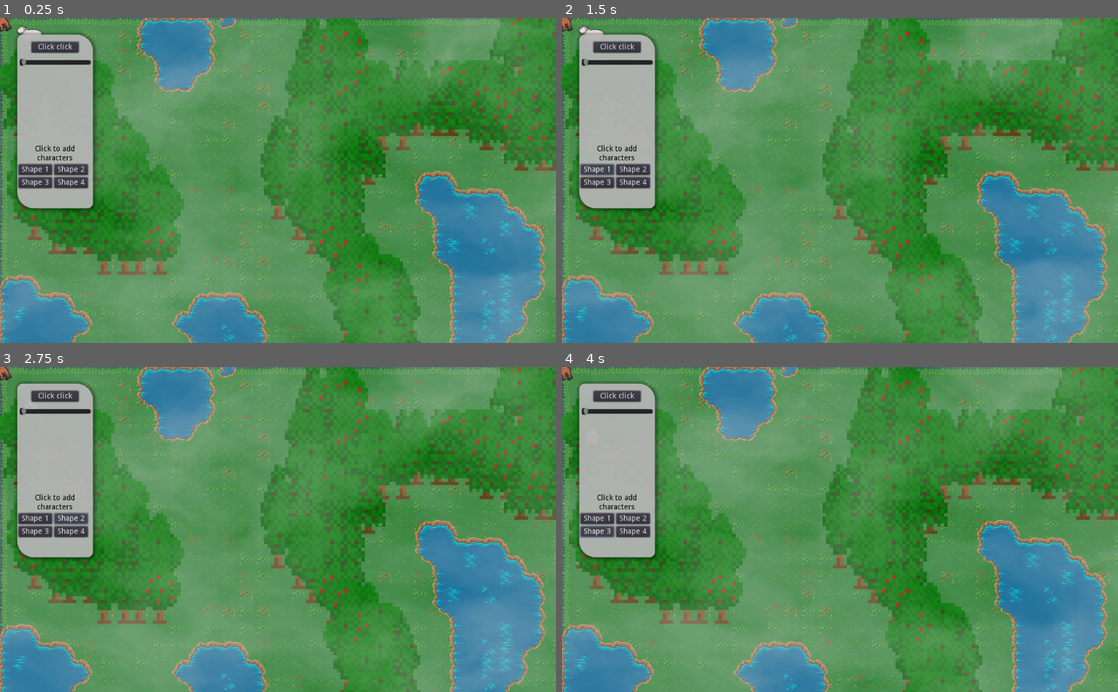
Above: before the commit, frames 1-4 (two rows, left to right).
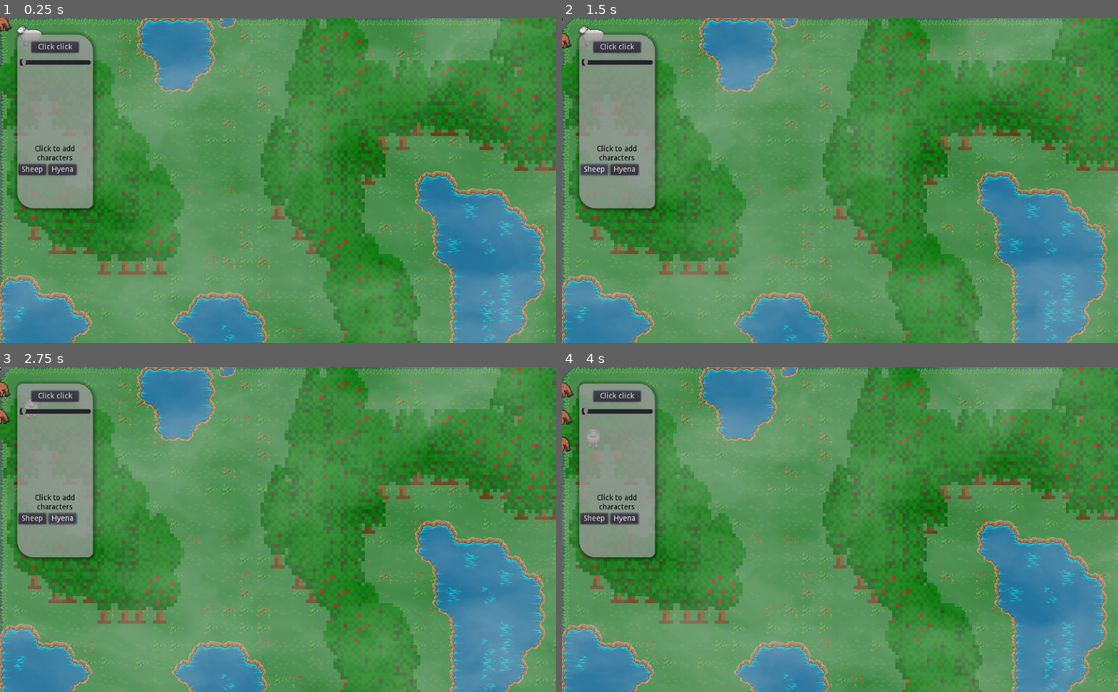
Above: after the commit, the same moments.

Repository: Poissecaille/EcoSimulator
Game: Godot game, scene res://Game.tscn
The game is run twice, just before and just after one commit, with the same random seed, the same clock (stepped at 60 frames per second) and the same inputs.
Inputs (mouse positions are in pixels of both pictures, inside the frame that each line leads up to):
- Up to frame 1 (0.25 s): no input
- Up to frame 2 (1.5 s): click (595, 170) at 0.5 s, where only the run before the commit has a clickable "Shape 1"; click (595, 170) at 1.25 s, where only the run after the commit has a clickable "Sheep"
- Up to frame 3 (2.75 s): click (72, 519) at 2 s, where only the run before the commit has a clickable "Shape 2"
- Up to frame 4 (4 s): click (623, 519) at 2.75 s, where only the run after the commit has a clickable "Hyena"; click (595, 532) at 3.5 s, where only the run before the commit has a clickable "Shape 3"

The runs differ from the first frame. In frame 1, 6.2% of the frame differs, in the area x 3-17%, y 5-59%; in frame 2, 6.3%; in frame 3, 6.4%; in frame 4, 6.5%, in the area x 0-17%, y 0-59%.

Commit message:
Change directory hierarchy and add generation of entities on click

Diff:
--- a/GODOT/Entities/Animals/Hyena.gd
+++ b/GODOT/Entities/Animals/Hyena.gd
@@ -4,8 +4,9 @@
 
 # Called when the node enters the scene tree for the first time.
 func _ready():
-	terrain=get_parent().get_node("Terrain")
-	screen_size = Vector2(terrain.width*32,terrain.height*32)
+	print("Hyena spouned in the Rinté")
+#	terrain=get_parent().get_node("Terrain")
+#	screen_size = Vector2(terrain.width*32,terrain.height*32)
 
 func start(pos):
 	position = pos
--- a/GODOT/spawns/Sheep.gd
+++ b/GODOT/Entities/Animals/Sheep.gd
@@ -20,8 +20,8 @@
 # Called when the node enters the scene tree for the first time.
 func _ready():
 	rng.randomize()
-	terrain=get_parent().get_node("Terrain")
-	screen_size = Vector2(terrain.width*32,terrain.height*32)
+#	terrain=get_parent().get_node("Terrain")
+#	screen_size = Vector2(terrain.width*32,terrain.height*32)
 	health=MAX_HEALTH
 	hunger=MAX_HUNGER
 
@@ -29,7 +29,6 @@
 func start(pos):
 	position = pos
 	show()
-
 
 func _process(delta):
 	$AnimatedSprite.play()
--- a/GODOT/spawns/Sheep.tscn
+++ b/GODOT/Entities/Animals/Sheep.tscn
@@ -1,7 +1,67 @@
 [gd_scene load_steps=21 format=2]
 
-[ext_resource path="res://spawns/Sheep.gd" type="Script" id=1]
-[ext_resource path="res://spawns/sprites/sheep_walk.png" type="Texture" id=2]
+[ext_resource path="res://Entities/Animals/Sheep.gd" type="Script" id=1]
+[ext_resource path="res://Assets/6 Sheep/sheep_walk.png" type="Texture" id=2]
+
+[sub_resource type="AtlasTexture" id=14]
+flags = 4
+atlas = ExtResource( 2 )
+region = Rect2( 0, 256, 128, 128 )
+
+[sub_resource type="AtlasTexture" id=15]
+flags = 4
+atlas = ExtResource( 2 )
+region = Rect2( 128, 256, 128, 128 )
+
+[sub_resource type="AtlasTexture" id=16]
+flags = 4
+atlas = ExtResource( 2 )
+region = Rect2( 256, 256, 128, 128 )
+
+[sub_resource type="AtlasTexture" id=17]
+flags = 4
+atlas = ExtResource( 2 )
+region = Rect2( 384, 256, 128, 128 )
+
+[sub_resource type="AtlasTexture" id=10]
+flags = 4
+atlas = ExtResource( 2 )
+region = Rect2( 0, 0, 128, 128 )
+
+[sub_resource type="AtlasTexture" id=11]
+flags = 4
+atlas = ExtResource( 2 )
+region = Rect2( 128, 0, 128, 128 )
+
+[sub_resource type="AtlasTexture" id=12]
+flags = 4
+atlas = ExtResource( 2 )
+region = Rect2( 256, 0, 128, 128 )
+
+[sub_resource type="AtlasTexture" id=13]
+flags = 4
+atlas = ExtResource( 2 )
+region = Rect2( 384, 0, 128, 128 )
+
+[sub_resource type="AtlasTexture" id=6]
+flags = 4
+atlas = ExtResource( 2 )
+region = Rect2( 0, 384, 128, 128 )
+
+[sub_resource type="AtlasTexture" id=7]
+flags = 4
+atlas = ExtResource( 2 )
+region = Rect2( 128, 384, 128, 128 )
+
+[sub_resource type="AtlasTexture" id=8]
+flags = 4
+atlas = ExtResource( 2 )
+region = Rect2( 256, 384, 128, 128 )
+
+[sub_resource type="AtlasTexture" id=9]
+flags = 4
+atlas = ExtResource( 2 )
+region = Rect2( 384, 384, 128, 128 )
 
 [sub_resource type="AtlasTexture" id=2]
 flags = 4
@@ -23,71 +83,16 @@
 atlas = ExtResource( 2 )
 region = Rect2( 384, 128, 128, 128 )
 
-[sub_resource type="AtlasTexture" id=6]
-flags = 4
-atlas = ExtResource( 2 )
-region = Rect2( 0, 384, 128, 128 )
-
-[sub_resource type="AtlasTexture" id=7]
-flags = 4
-atlas = ExtResource( 2 )
-region = Rect2( 128, 384, 128, 128 )
-
-[sub_resource type="AtlasTexture" id=8]
-flags = 4
-atlas = ExtResource( 2 )
-region = Rect2( 256, 384, 128, 128 )
-
-[sub_resource type="AtlasTexture" id=9]
-flags = 4
-atlas = ExtResource( 2 )
-region = Rect2( 384, 384, 128, 128 )
-
-[sub_resource type="AtlasTexture" id=10]
-flags = 4
-atlas = ExtResource( 2 )
-region = Rect2( 0, 0, 128, 128 )
-
-[sub_resource type="AtlasTexture" id=11]
-flags = 4
-atlas = ExtResource( 2 )
-region = Rect2( 128, 0, 128, 128 )
-
-[sub_resource type="AtlasTexture" id=12]
-flags = 4
-atlas = ExtResource( 2 )
-region = Rect2( 256, 0, 128, 128 )
-
-[sub_resource type="AtlasTexture" id=13]
-flags = 4
-atlas = ExtResource( 2 )
-region = Rect2( 384, 0, 128, 128 )
-
-[sub_resource type="AtlasTexture" id=14]
-flags = 4
-atlas = ExtResource( 2 )
-region = Rect2( 0, 256, 128, 128 )
-
-[sub_resource type="AtlasTexture" id=15]
-flags = 4
-atlas = ExtResource( 2 )
-region = Rect2( 128, 256, 128, 128 )
-
-[sub_resource type="AtlasTexture" id=16]
-flags = 4
-atlas = ExtResource( 2 )
-region = Rect2( 256, 256, 128, 128 )
-
-[sub_resource type="AtlasTexture" id=17]
-flags = 4
-atlas = ExtResource( 2 )
-region = Rect2( 384, 256, 128, 128 )
-
 [sub_resource type="SpriteFrames" id=1]
 animations = [ {
-"frames": [ SubResource( 2 ), SubResource( 3 ), SubResource( 4 ), SubResource( 5 ) ],
+"frames": [ SubResource( 14 ), SubResource( 15 ), SubResource( 16 ), SubResource( 17 ) ],
 "loop": true,
-"name": "walk_left",
+"name": "walk_bot",
+"speed": 5.0
+}, {
+"frames": [ SubResource( 10 ), SubResource( 11 ), SubResource( 12 ), SubResource( 13 ) ],
+"loop": true,
+"name": "walk_top",
 "speed": 5.0
 }, {
 "frames": [ SubResource( 6 ), SubResource( 7 ), SubResource( 8 ), SubResource( 9 ) ],
@@ -95,14 +100,9 @@
 "name": "walk_right",
 "speed": 5.0
 }, {
-"frames": [ SubResource( 10 ), SubResource( 11 ), SubResource( 12 ), SubResource( 13 ) ],
+"frames": [ SubResource( 2 ), SubResource( 3 ), SubResource( 4 ), SubResource( 5 ) ],
 "loop": true,
-"name": "walk_top",
-"speed": 5.0
-}, {
-"frames": [ SubResource( 14 ), SubResource( 15 ), SubResource( 16 ), SubResource( 17 ) ],
-"loop": true,
-"name": "walk_bot",
+"name": "walk_left",
 "speed": 5.0
 } ]
 
--- a/GODOT/Game.tscn
+++ b/GODOT/Game.tscn
@@ -5,7 +5,7 @@
 [ext_resource path="res://Rain.tscn" type="PackedScene" id=3]
 [ext_resource path="res://Rain.gd" type="Script" id=4]
 [ext_resource path="res://Entities/Animals/Animal.tscn" type="PackedScene" id=5]
-[ext_resource path="res://spawns/Sheep.tscn" type="PackedScene" id=6]
+[ext_resource path="res://Entities/Animals/Sheep.tscn" type="PackedScene" id=6]
 [ext_resource path="res://Fog.tscn" type="PackedScene" id=7]
 [ext_resource path="res://Fog.gd" type="Script" id=8]
 [ext_resource path="res://Menu/Menu.tscn" type="PackedScene" id=9]
--- a/GODOT/Menu/GridButton.gd
+++ b/GODOT/Menu/GridButton.gd
@@ -1,7 +1,8 @@
 extends GridContainer
 
 var MAX_BTN_TEXT_LENGTH = 8
-var persos = ["Shape 1", "Shape 2", "Shape 3", "Shape 4"]
+# Add an entity name in this array to generate a button
+var persos = ["Sheep", "Hyena"]
 
 func _ready():
 	for i in range(len(persos)):
@@ -22,4 +23,11 @@
 		self.add_child(btn)
 
 func click_the_dynamic_button_mother_fucker(name):
-	print("Add new shape -> ", name)
+	var root = get_tree().root
+	var formated_scene = "res://Entities/Animals/%s.tscn"
+	var scene_path = formated_scene % name
+	print(scene_path)
+	var entity_scene = load(scene_path)
+	if entity_scene:
+		var entity = entity_scene.instance()
+		root.add_child(entity)
--- a/GODOT/Menu/Menu.tscn
+++ b/GODOT/Menu/Menu.tscn
@@ -5,7 +5,7 @@
 [ext_resource path="res://Menu/HSlider1.gd" type="Script" id=3]
 
 [sub_resource type="StyleBoxFlat" id=1]
-bg_color = Color( 0.741176, 0.741176, 0.741176, 0.894118 )
+bg_color = Color( 0.741176, 0.741176, 0.741176, 0.627451 )
 corner_radius_top_left = 10
 corner_radius_top_right = 30
 corner_radius_bottom_right = 10
--- a/GODOT/Terrain.tscn
+++ b/GODOT/Terrain.tscn
@@ -11,7 +11,6 @@
 cell_size = Vector2( 32, 32 )
 cell_custom_transform = Transform2D( 1000, 0, 0, 64, 0, 0 )
 format = 1
-tile_data = PoolIntArray( 393208, 0, 0 )
 
 [node name="Water" type="TileMap" parent="."]
 tile_set = ExtResource( 1 )
Renamed: GODOT/spawns/sprites/sheep_walk.png -> GODOT/Assets/6 Sheep/sheep_walk.png
Not shown, changed: GODOT/Assets/6 Sheep/sheep_walk.png.import
